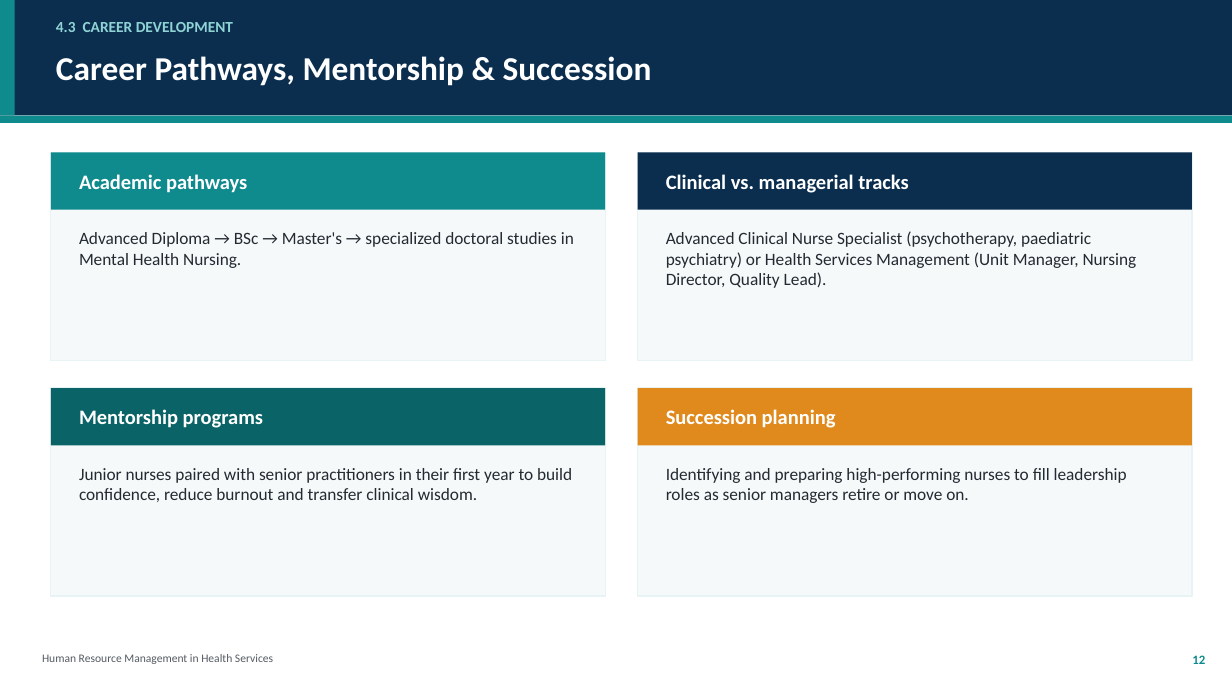
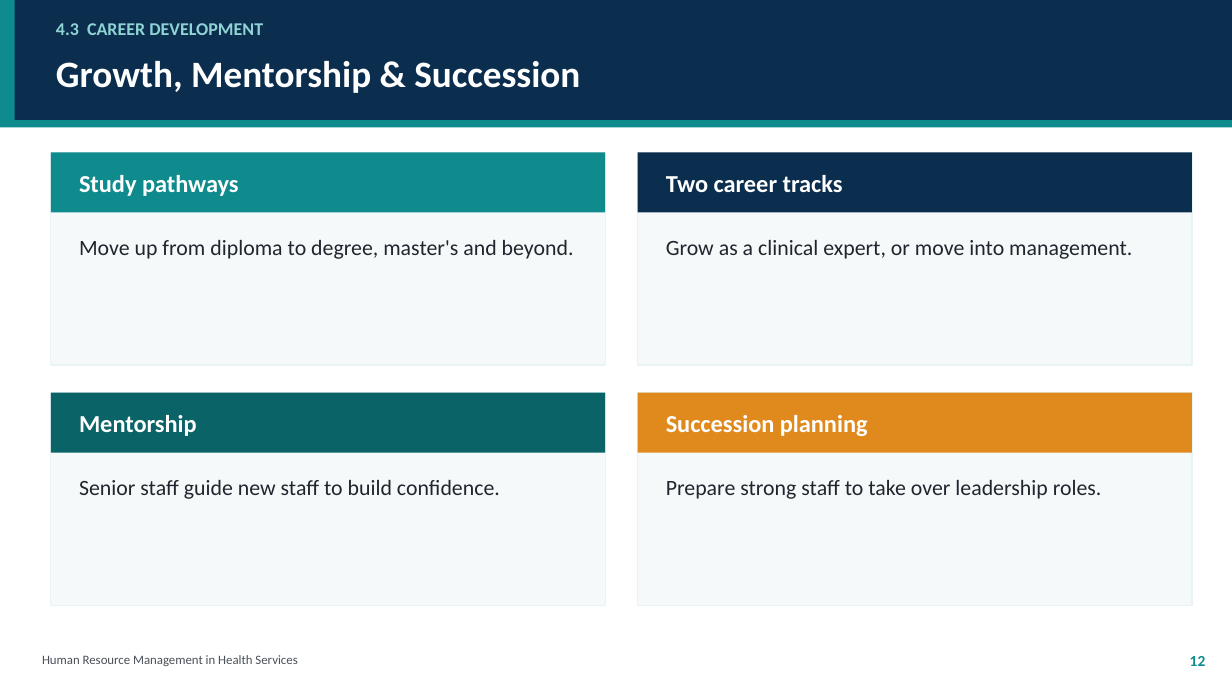
Before and after one commit to kwisanga-roger/mental-health-nurses-learning-helper, a slide deck: slide 12 of HRM_in_Health_Services_Group2.pptx. Drawn at 1232x693 pixels with LibreOffice and Linux fonts; fonts in the diff are those of the drawing. Boxes give left, top, right and bottom in pixels: in the first picture for what was removed or moved away, otherwise in the second. Text is boxed around its words. In the diff, an @@ line names an element or a change of style, - is before the commit and + after.

```diff
--- a/HRM_in_Health_Services_Group2.pptx
+++ b/HRM_in_Health_Services_Group2.pptx
@@ rectangle: place and size @@
-rectangle at <box>0,0,1232,116</box>
+rectangle at <box>0,0,1232,120</box>
@@ rectangle: place and size @@
-rectangle at <box>0,0,15,116</box>
+rectangle at <box>0,0,15,120</box>
@@ text "4.3 CAREER DEVELOPMENT" at <box>56,23,263,35</box>: size 12 to 14 pt @@
@@ text at <box>56,61,580,93</box>: text changed; size 26 to 29 pt @@
-Career Pathways, Mentorship & Succession
+Growth, Mentorship & Succession
@@ rectangle: place and size @@
-rectangle at <box>51,152,605,360</box>
+rectangle at <box>51,152,605,365</box>
@@ text at <box>79,175,239,196</box>: text changed; size 16 to 19 pt @@
-Academic pathways
+Study pathways
@@ rectangle: place and size @@
-rectangle at <box>638,152,1192,360</box>
+rectangle at <box>638,152,1192,365</box>
@@ text at <box>666,175,843,192</box>: text changed; size 16 to 19 pt @@
-Clinical vs. managerial tracks
+Two career tracks
@@ text at <box>79,240,574,259</box>: text changed; size 13.5 to 17 pt; text colour #232A31 to #1F262D @@
-Advanced Diploma → BSc → Master's → specialized doctoral studies in Mental Health Nursing.
+Move up from diploma to degree, master's and beyond.
@@ text at <box>666,240,1132,259</box>: text changed; size 13.5 to 17 pt; text colour #232A31 to #1F262D @@
-Advanced Clinical Nurse Specialist (psychotherapy, paediatric psychiatry) or Health Services Management (Unit Manager, Nursing Director, Quality Lead).
+Grow as a clinical expert, or move into management.
@@ rectangle: place and size @@
-rectangle at <box>51,388,605,596</box>
+rectangle at <box>51,393,605,605</box>
@@ text at <box>79,415,197,436</box>: text changed; size 16 to 19 pt @@
-Mentorship programs
+Mentorship
@@ 3 rectangles: place and size @@
-3 rectangles at <box>0,116,1232,445</box>
+3 rectangles at <box>0,120,1232,453</box>
@@ rectangle: place and size @@
-rectangle at <box>638,388,1192,596</box>
+rectangle at <box>638,393,1192,605</box>
@@ text "Succession planning" at <box>666,415,868,436</box>: size 16 to 19 pt @@
@@ text at <box>79,480,500,499</box>: text changed; size 13.5 to 17 pt; text colour #232A31 to #1F262D @@
-Junior nurses paired with senior practitioners in their first year to build confidence, reduce burnout and transfer clinical wisdom.
+Senior staff guide new staff to build confidence.
@@ text at <box>666,480,1102,499</box>: text changed; size 13.5 to 17 pt; text colour #232A31 to #1F262D @@
-Identifying and preparing high-performing nurses to fill leadership roles as senior managers retire or move on.
+Prepare strong staff to take over leadership roles.
@@ text "Human Resource Management in Health ..." at <box>42,655,297,666</box>: size 9 to 10 pt, text colour #555B63 to #4A5159 @@
@@ text "12" at <box>1190,656,1206,666</box>: size 10 to 12 pt @@
```
Also in this commit, not shown: 11 other slides changed, 3 slides added, 3 slides removed.
